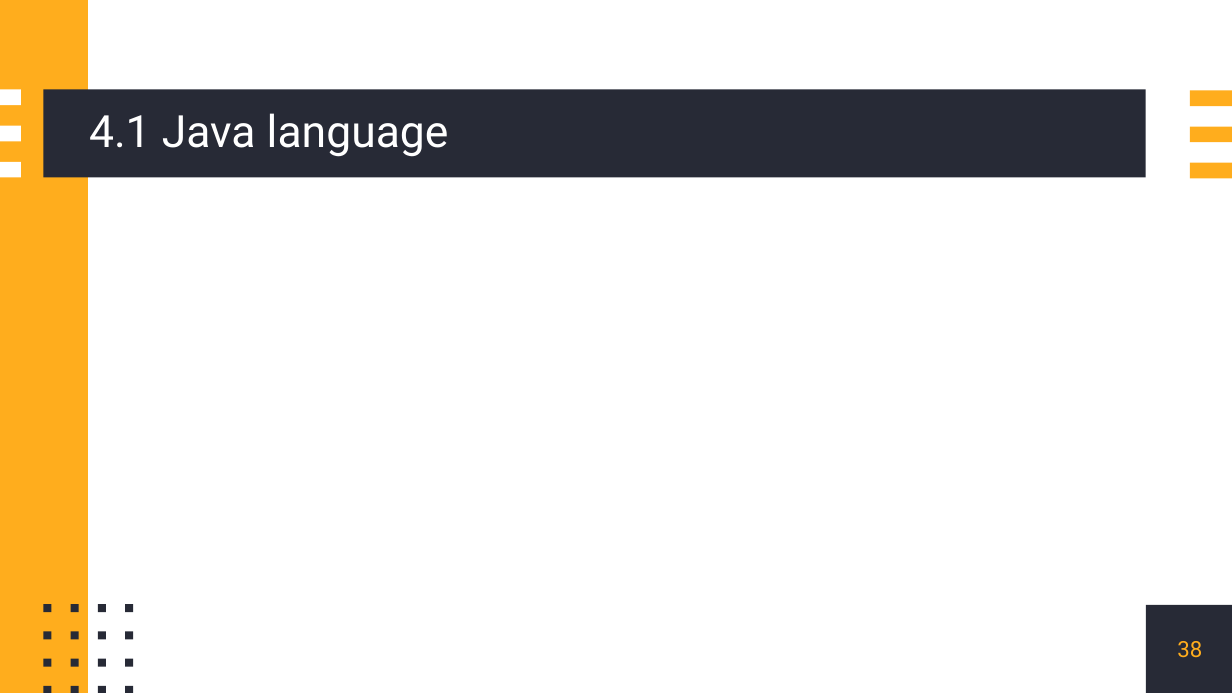
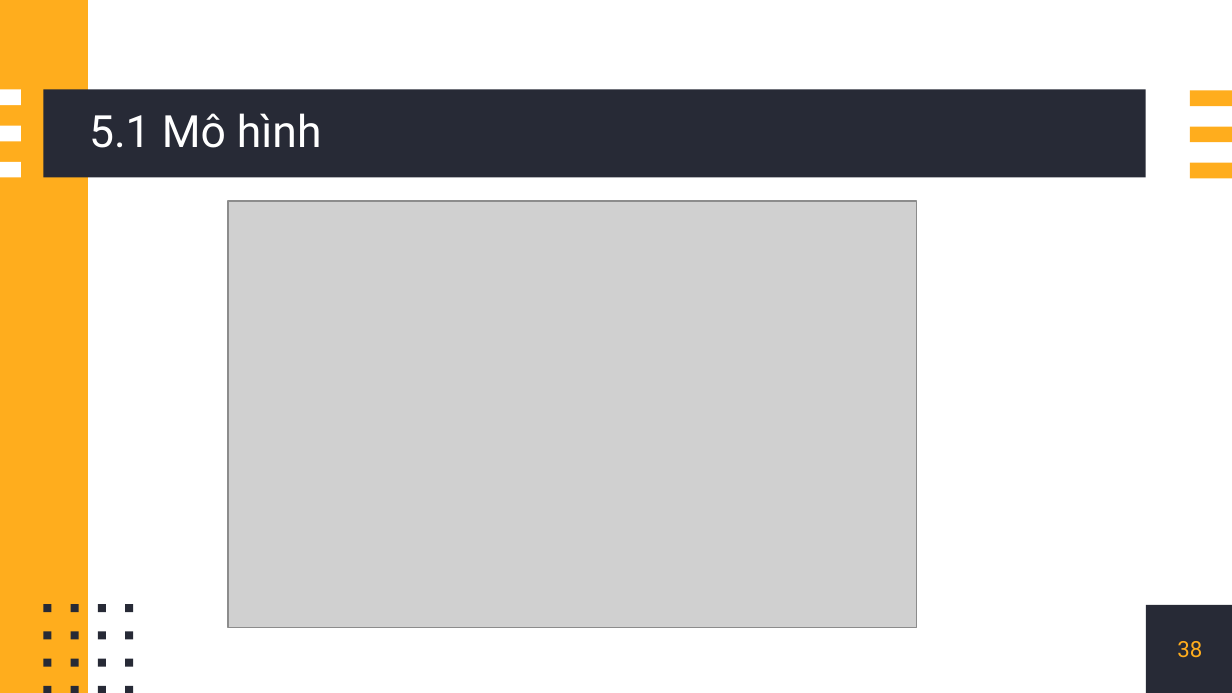
Before and after one commit to doitino/DoAn_CNPM_QuanLyGiangVien, a slide deck: slide 38 of nhom1.pptx. Drawn at 1232x693 pixels with LibreOffice and Linux fonts; fonts in the diff are those of the drawing; grey boxes stand for pictures. Boxes give left, top, right and bottom in pixels: in the first picture for what was removed or moved away, otherwise in the second. Text is boxed around its words. In the diff, an @@ line names an element or a change of style, - is before the commit and + after.

```diff
--- a/nhom1.pptx
+++ b/nhom1.pptx
@@ title at bbox=[89, 113, 322, 148]: text changed @@
-4.1 Java language
+5.1 Mô hình
@@ picture added at bbox=[228, 201, 917, 627] @@
```
Also in this commit, not shown: 2 other slides changed, 1 slide added, 2 slides removed.
